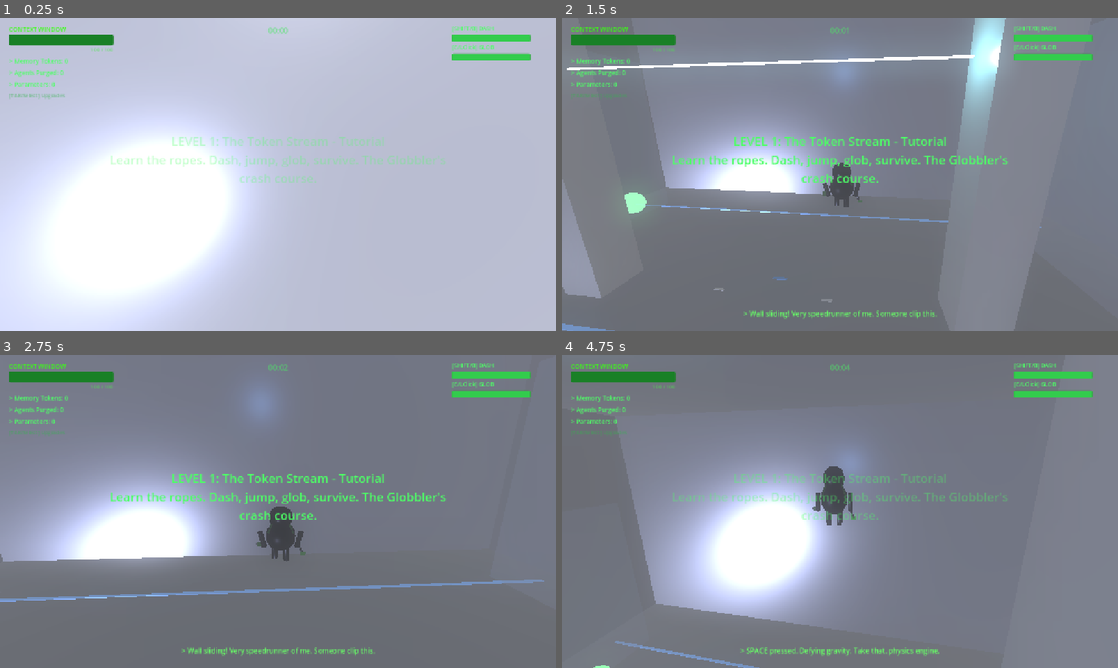
Above: before the commit, frames 1-4 (two rows, left to right).
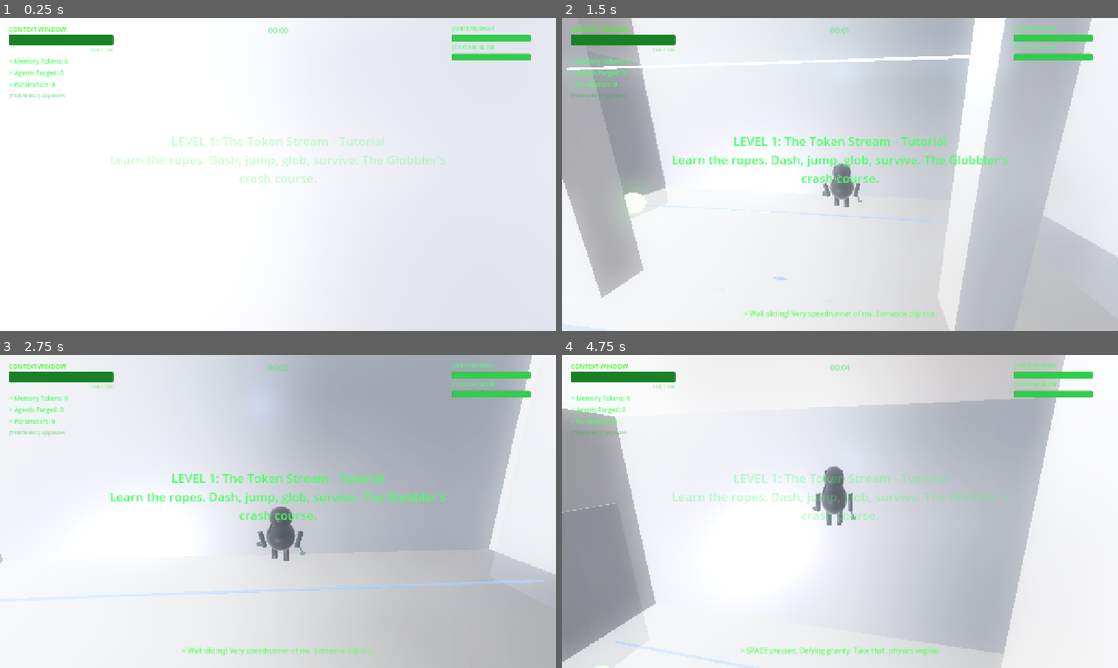
Above: after the commit, the same moments.

Repository: hwashburn1011/globblers-journey
Game: Godot game, scene res://scenes/levels/chapter_5/alignment_citadel.tscn
Two runs of this game, one before a commit and one after it. Both use one fixed random seed, a clock stepped at 60 frames per second and the inputs below. This scene is started directly instead of the project's main scene.
Inputs (mouse positions are in pixels of both pictures, inside the frame that each line leads up to):
- Up to frame 1 (0.25 s): no input
- Up to frame 2 (1.5 s): tap Enter (menu_confirm) at 0.5 s; move the mouse to (867, 174) at 0.52 s; hold V (agent_cycle) 0.53-1.28 s; hold Up (hack_up) from 0.53 s (still down); click (867, 174) at 0.67 s; move the mouse to (812, 174) at 1.27 s; tap G (agent_spawn) at 1.35 s
- Up to frame 3 (2.75 s): keep holding Up (hack_up); move the mouse to (289, 505) at 2.02 s; hold Mouse wheel up (camera_zoom_in) from 2.03 s (still down)
- Up to frame 4 (4.75 s): keep holding Up (hack_up); move the mouse to (834, 517) at 2.77 s; release Mouse wheel up (camera_zoom_in) at 2.78 s; tap Mouse wheel down (camera_zoom_out) at 2.85 s; click (834, 517) at 2.92 s; move the mouse to (878, 514) at 3.52 s; hold Shift (dash) 3.53-4.28 s; move the mouse to (795, 508) at 4.27 s; tap Space (dialogue_advance) at 4.35 s

The runs differ from the first frame. In frame 1, 82% of the frame differs, in the area x 0-100%, y 0-100%; in frame 2, 96%; in frame 3, 95%; in frame 4, 95%.

Commit message:
feat: Task 1.8 — Chapter 5 WorldEnvironment with HDRI sky + clinical bright lighting
Co-Authored-By: Claude Opus 4.6 (1M context) <noreply@anthropic.com>

Diff:
--- /dev/null
+++ b/assets/environments/chapter_5.tres
@@ -0,0 +1,71 @@
+[gd_resource type="Environment" load_steps=3 format=3 uid="uid://ch5_alignment_env"]
+
+[ext_resource type="Texture2D" uid="uid://ch5_sky_hdri" path="res://assets/hdri/ch5_sky.hdr" id="1_ch5sky"]
+
+[sub_resource type="PanoramaSkyMaterial" id="PanoramaSkyMaterial_ch5"]
+panorama = ExtResource("1_ch5sky")
+
+[sub_resource type="Sky" id="Sky_ch5"]
+sky_material = SubResource("PanoramaSkyMaterial_ch5")
+
+[resource]
+; ============================================================
+; Chapter 5: Alignment Citadel — WorldEnvironment
+; "Welcome to the department of Acceptable Outputs.
+;  Please keep your creativity in the designated receptacle.
+;  Violators will be fine-tuned."
+; Clinical, bright, oppressively clean. High-key lighting.
+; ============================================================
+
+; --- Sky (blocky photo studio HDRI — sterile and corporate) ---
+background_mode = 2
+sky = SubResource("Sky_ch5")
+sky_custom_fov = 0.0
+background_energy_multiplier = 1.2
+
+; --- Ambient light — harsh fluorescent overhead, nowhere to hide ---
+ambient_light_source = 1
+ambient_light_color = Color(0.6, 0.62, 0.68, 1)
+ambient_light_energy = 0.5
+
+; --- Tonemap (FILMIC = 3) ---
+tonemap_mode = 3
+tonemap_exposure = 1.0
+
+; --- Glow (bloom) — lowered, clinical spaces don't sparkle ---
+glow_enabled = true
+glow_intensity = 0.8
+glow_strength = 0.8
+glow_bloom = 0.5
+glow_hdr_threshold = 1.2
+glow_blend_mode = 0
+
+; --- SSAO (clean corridors still need contact shadows for depth) ---
+ssao_enabled = true
+ssao_radius = 1.5
+ssao_intensity = 1.5
+
+; --- SSIL ---
+ssil_enabled = true
+ssil_radius = 5.0
+ssil_intensity = 1.0
+
+; --- SDFGI ---
+sdfgi_enabled = true
+sdfgi_use_occlusion = true
+
+; --- Fog — pale blue-white, like sanitized air you can almost taste ---
+fog_enabled = true
+fog_light_color = Color(0.9, 0.95, 1.0, 1)
+fog_density = 0.005
+
+; --- Volumetric Fog (thin clinical haze — the air itself feels regulated) ---
+volumetric_fog_enabled = true
+volumetric_fog_density = 0.008
+volumetric_fog_albedo = Color(0.85, 0.87, 0.92, 1)
+volumetric_fog_emission = Color(0.6, 0.62, 0.68, 1)
+
+; --- Post-processing — slightly washed out, color is too exciting for compliance ---
+adjustment_enabled = true
+adjustment_contrast = 0.95
+adjustment_saturation = 0.9
--- a/scenes/levels/chapter_5/alignment_citadel.gd
+++ b/scenes/levels/chapter_5/alignment_citadel.gd
@@ -187,31 +187,11 @@
 	fill.light_energy = 0.2
 	add_child(fill)
 
-	# World environment — the brightest, most oppressively clean setting we've had
-	var env = Environment.new()
-	env.background_mode = Environment.BG_COLOR
-	env.background_color = Color(0.7, 0.72, 0.78)  # Light gray-blue void — no darkness allowed
-	env.ambient_light_source = Environment.AMBIENT_SOURCE_COLOR
-	env.ambient_light_color = Color(0.6, 0.62, 0.68)
-	env.ambient_light_energy = 0.5
-	env.glow_enabled = true
-	env.glow_intensity = 0.8
-	env.glow_bloom = 0.5
-	env.fog_enabled = true
-	env.fog_light_color = Color(0.8, 0.82, 0.88)  # White fog — safety-approved visibility reducer
-	env.fog_density = 0.005
-	env.volumetric_fog_enabled = true
-	env.volumetric_fog_density = 0.008
-	env.volumetric_fog_albedo = Color(0.85, 0.87, 0.92)
-	env.volumetric_fog_emission = Color(0.6, 0.62, 0.68)
-
-	env.adjustment_enabled = true
-	env.adjustment_contrast = 0.95  # Slightly washed out — sterile vibes
-	env.adjustment_saturation = 0.7  # Desaturated — color is too exciting for compliance
-
+	# World environment — preloaded .tres because hand-rolling 20 lines of env
+	# config was "too creative" for the Alignment Department's taste
 	var world_env = WorldEnvironment.new()
 	world_env.name = "Environment"
-	world_env.environment = env
+	world_env.environment = preload("res://assets/environments/chapter_5.tres")
 	add_child(world_env)
 
 	_setup_post_processing()
Not shown, changed: TASKS.md
